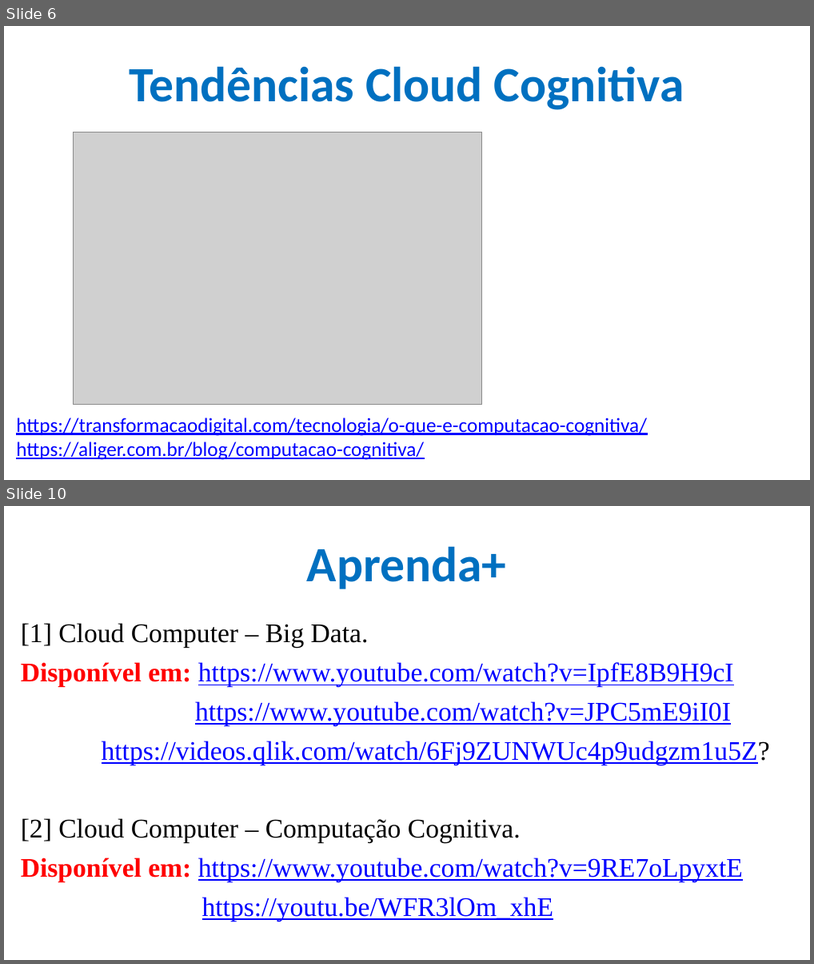
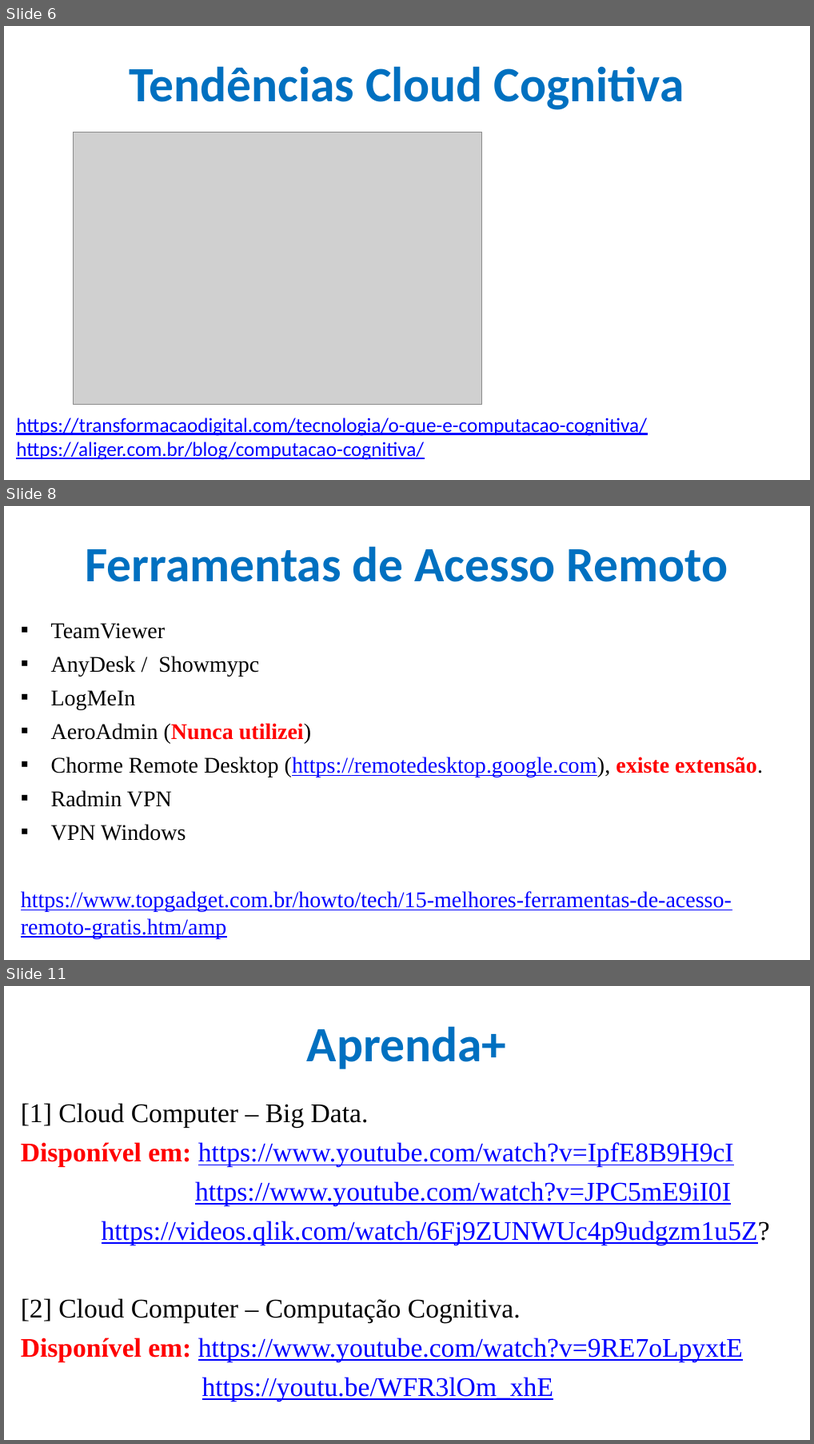
Before and after one commit to CloudEducationBrazil/WydenComputacaoNuvemWebServicesLinux, a slide deck: 01 Classes/Aula 02 - Computação em Nuvem e Web Services em Linux.pptx. Shown one above the other, each under a label of ours: slides 6 and 10 before the commit, slides 6, 8 and 11 after it; the slides between them are not shown. The pictures are 814x964 and 814x1444 pixels, drawn with LibreOffice and Linux fonts; fonts in the diff are those of the drawing; grey boxes stand for pictures; background and template pictures are left out. Boxes give left, top, right and bottom in pixels: in the first picture for what was removed or moved away, otherwise in the second. Text is boxed around its words. In the diff, an @@ line names an element or a change of style, - is before the commit and + after.

```diff
--- a/01 Classes/Aula 02 - Computação em Nuvem e Web Services em Linux.pptx
+++ b/01 Classes/Aula 02 - Computação em Nuvem e Web Services em Linux.pptx
@@ slide 8 added at box(4, 506, 810, 960), background picture (left out) @@
@@ title added at box(85, 546, 729, 582), 44 pt, text #0070C0, bold @@
+Ferramentas de Acesso Remoto
@@ text added at box(21, 623, 763, 938), 20 pt, text #0000FF, underline @@
+▪ TeamViewer
+▪ AnyDesk / Showmypc
+▪ LogMeIn
+▪ AeroAdmin (Nunca utilizei)
+▪ Chorme Remote Desktop (https://remotedesktop.google.com), existe extensão.
+▪ Radmin VPN
+▪ VPN Windows
+https://www.topgadget.com.br/howto/tech/15-melhores-ferramentas-de-acesso-remoto-gratis.htm/amp
@@ what was slide 10 is now slide 11 @@
```
Also in this commit, not shown: 5 slides changed, 1 slide removed, 1 other file.
